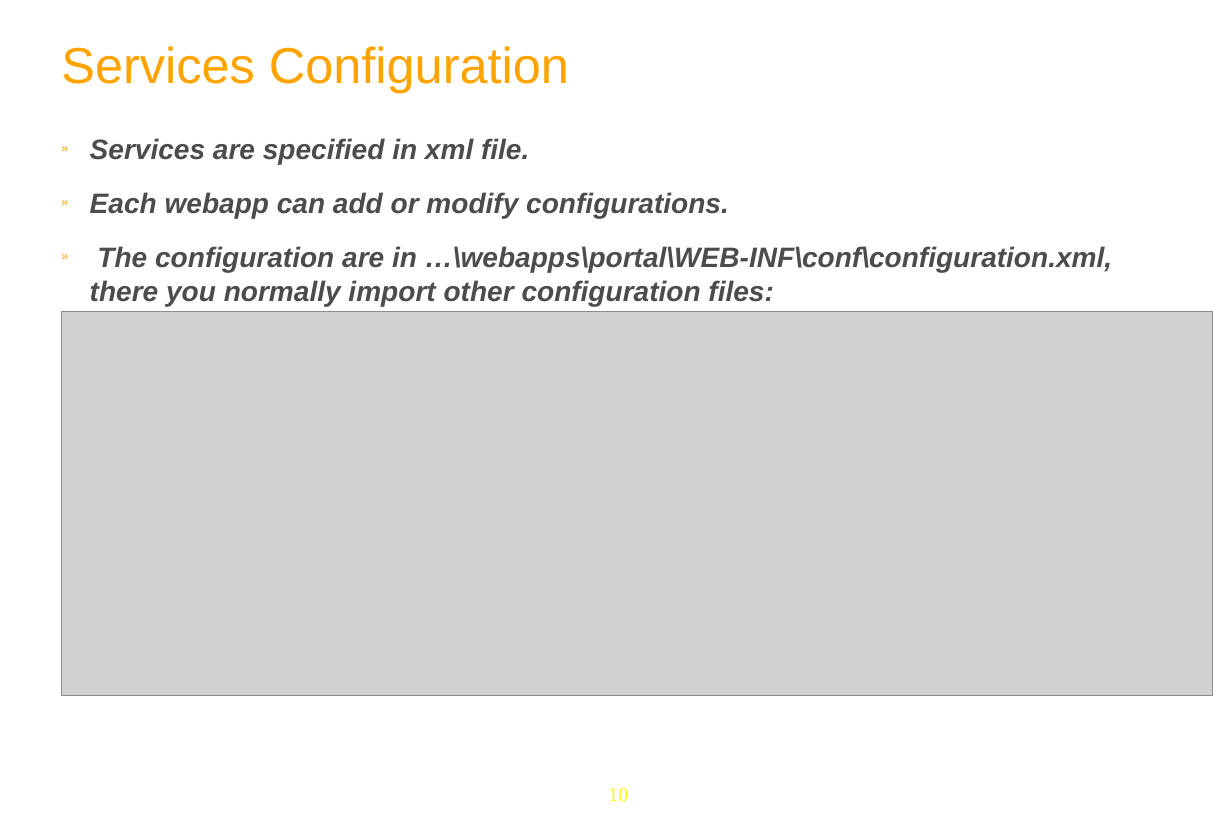
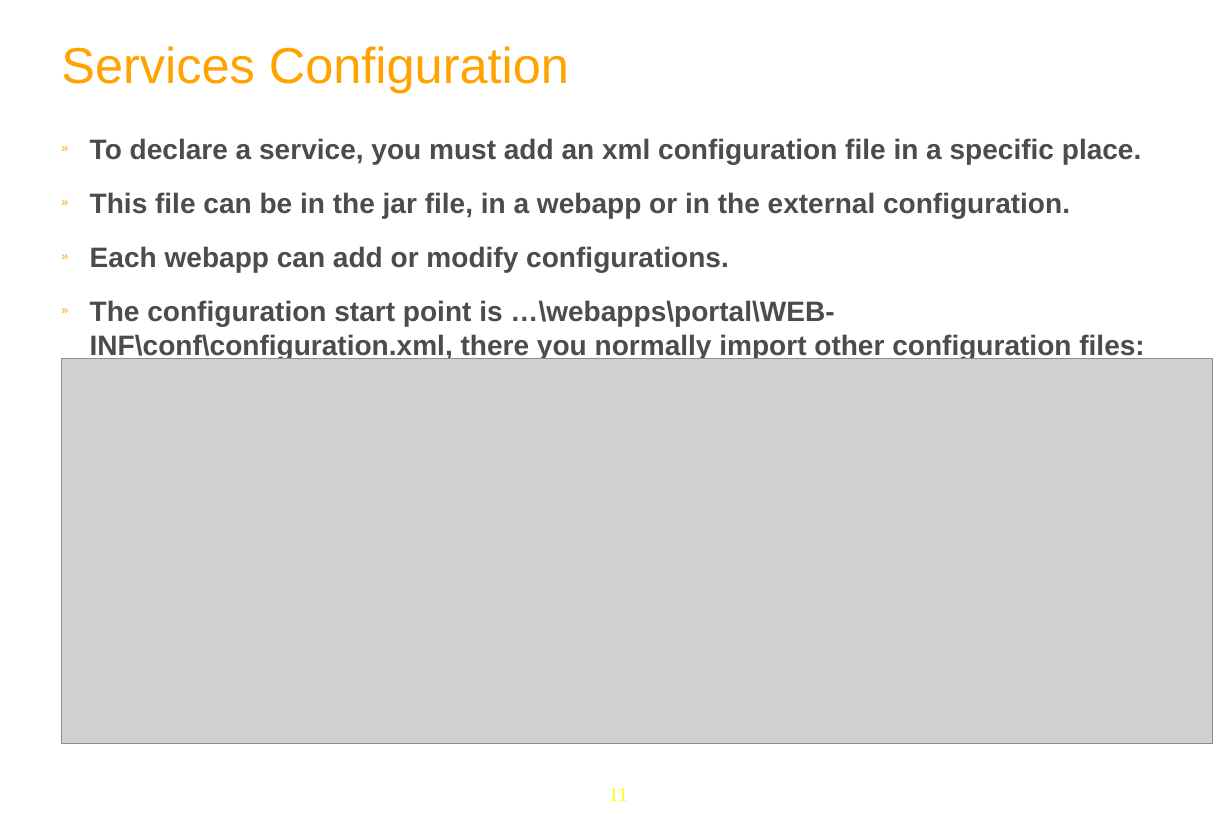
Before and after one commit to anhvurz90/training, a slide deck: slide 11 of exo-developer/210-configuration/slides/210-Portal-configuration-XDev-en.ppt (slide 10 before the commit). Drawn at 1232x835 pixels with LibreOffice and Linux fonts; fonts in the diff are those of the drawing; grey boxes stand for pictures; background and template pictures are left out. Boxes give left, top, right and bottom in pixels: in the first picture for what was removed or moved away, otherwise in the second. Text is boxed around its words. In the diff, an @@ line names an element or a change of style, - is before the commit and + after.

```diff
--- a/exo-developer/210-configuration/slides/210-Portal-configuration-XDev-en.ppt
+++ b/exo-developer/210-configuration/slides/210-Portal-configuration-XDev-en.ppt
@@ text at (x1=90, y1=138, x2=1141, y2=218): text changed; italic off @@
-» Services are specified in xml file.
+» To declare a service, you must add an xml configuration file in a specific place.
+» This file can be in the jar file, in a webapp or in the external configuration.
@@ text at (x1=90, y1=246, x2=729, y2=272): italic off in "Each webapp can add or modify configurations." @@
@@ text at (x1=90, y1=300, x2=1144, y2=360): text changed; italic off @@
-» The configuration are in …\webapps\portal\WEB-INF\conf\configuration.xml, there you normally import other configuration files:
+» The configuration start point is …\webapps\portal\WEB-INF\conf\configuration.xml, there you normally import other configuration files:
@@ picture moved from (x1=62, y1=311, x2=1214, y2=696) to (x1=62, y1=358, x2=1214, y2=743) @@
@@ page number at (x1=609, y1=788, x2=628, y2=801): text changed @@
-10
+11
```
Also in this commit, not shown: 47 other slides changed, 11 slides added, 2 slides removed.
